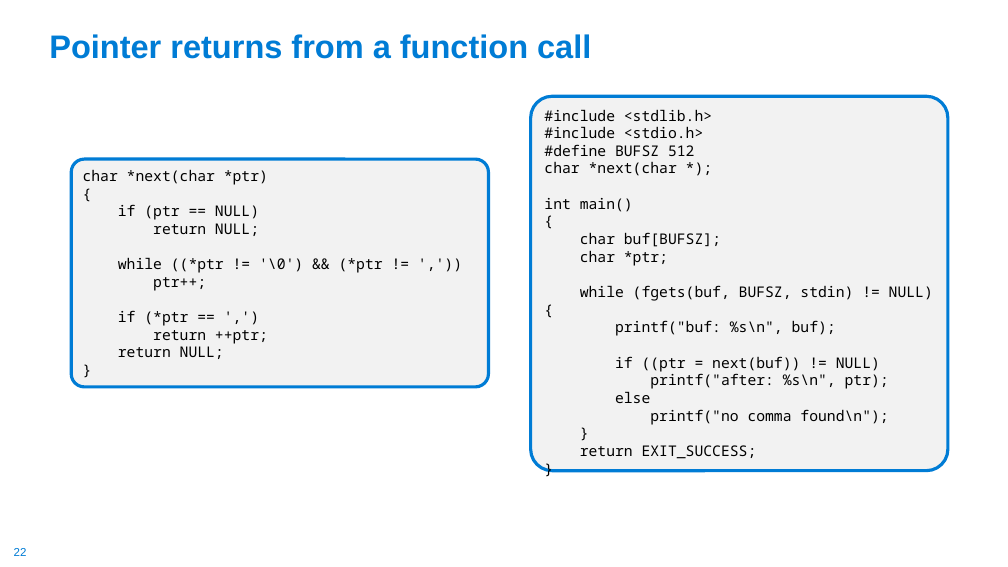
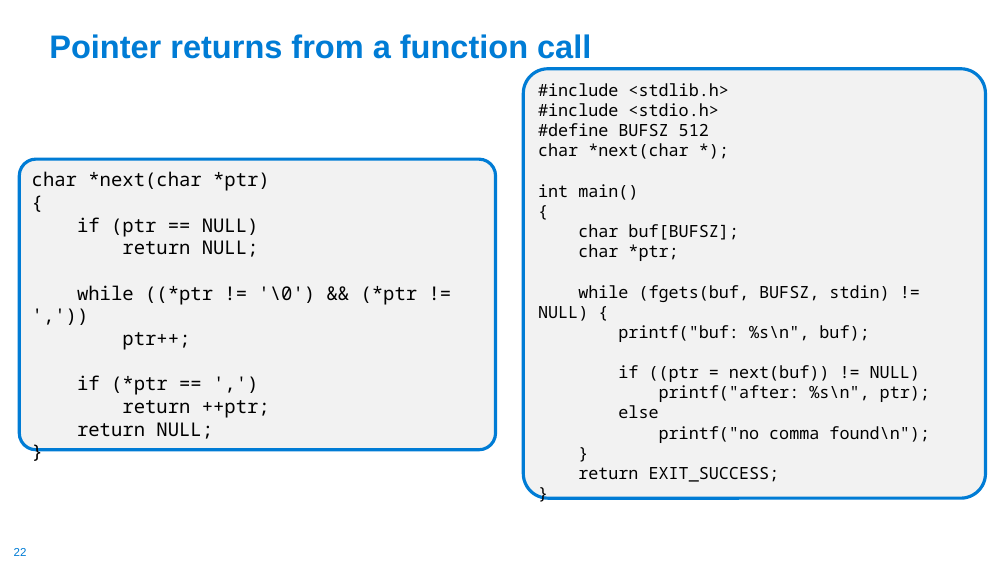
Before and after one commit to cse30-sp24/Muller-Slides, a slide deck: slide 22 of Lecture-7.pptx. Drawn at 1008x567 pixels with LibreOffice and Linux fonts; fonts in the diff are those of the drawing. Boxes give left, top, right and bottom in pixels: in the first picture for what was removed or moved away, otherwise in the second. Text is boxed around its words. In the diff, an @@ line names an element or a change of style, - is before the commit and + after.

```diff
--- a/Lecture-7.pptx
+++ b/Lecture-7.pptx
@@ rounded rectangle "#include <stdlib.h>": place and size @@
-rounded rectangle "#include <stdlib.h>" at [531, 96, 948, 470]
+rounded rectangle "#include <stdlib.h>" at [523, 69, 985, 498]
@@ rounded rectangle "#include <stdlib.h>" at [523, 69, 985, 498]: size 14 to 16 pt @@
@@ rounded rectangle "char *next(char *ptr)": place and size @@
-rounded rectangle "char *next(char *ptr)" at [71, 159, 488, 386]
+rounded rectangle "char *next(char *ptr)" at [20, 159, 496, 449]
@@ rounded rectangle "char *next(char *ptr)" at [20, 159, 496, 449]: size 14 to 18 pt @@
```
Also in this commit, not shown: 4 other slides changed, 1 slide added, 1 other file.
